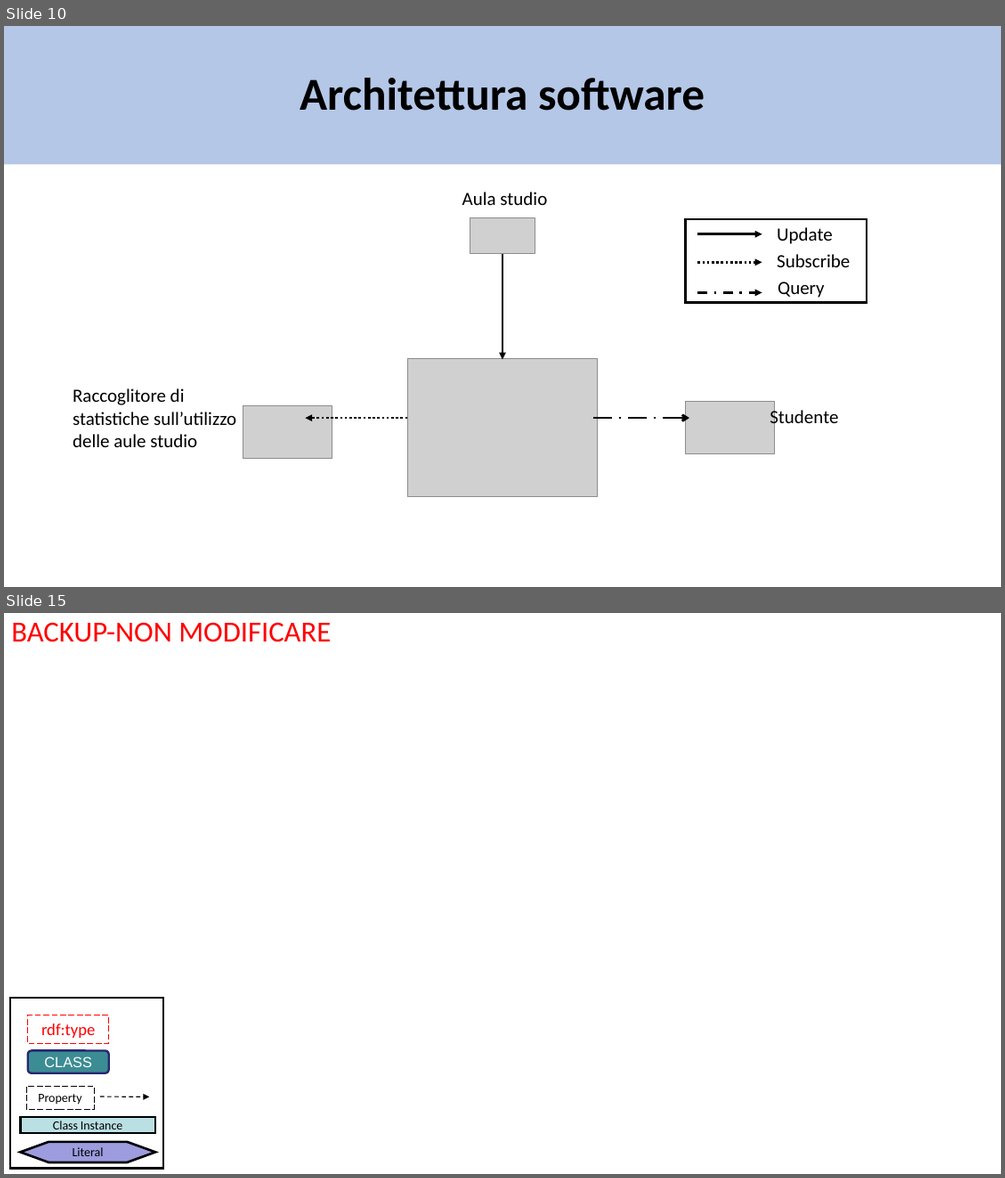
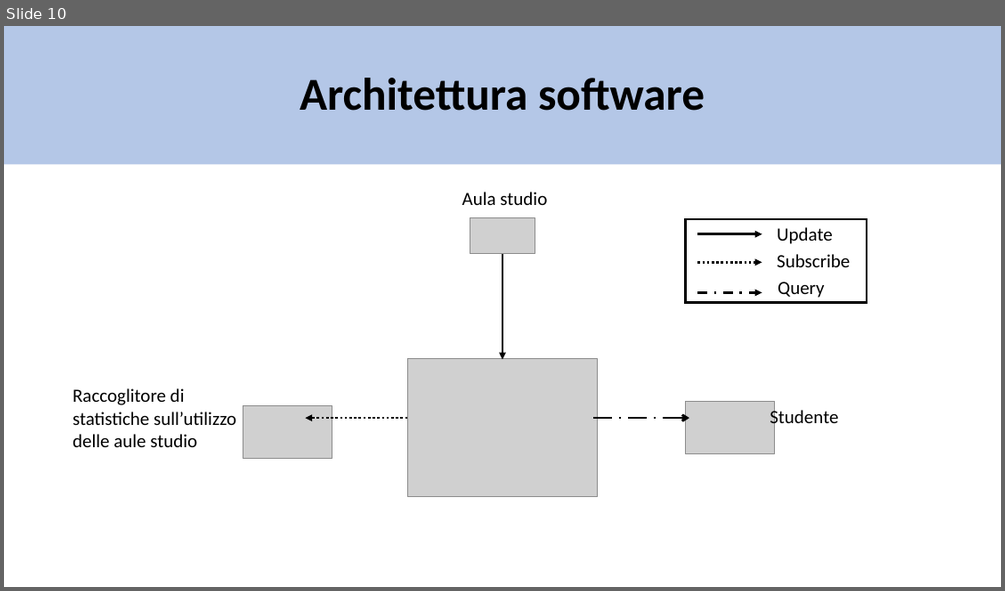
Before and after one commit to matte21/CalcM, a slide deck: ontologia.pptx. Shown one above the other, each under a label of ours: slides 10 and 15 before the commit, slide 10 after it; the slides between them are not shown. The pictures are 1005x1178 and 1005x591 pixels, drawn with LibreOffice and Linux fonts; fonts in the diff are those of the drawing; grey boxes stand for pictures. Boxes give left, top, right and bottom in pixels: in the first picture for what was removed or moved away, otherwise in the second. Text is boxed around its words. In the diff, an @@ line names an element or a change of style, - is before the commit and + after.

```diff
--- a/ontologia.pptx
+++ b/ontologia.pptx
@@ slide 15 removed at bbox=[4, 613, 1001, 1174], background #FFFFFF @@
@@ text removed at bbox=[11, 622, 331, 642] @@
-BACKUP-NON MODIFICARE
@@ group removed at bbox=[10, 997, 163, 1167]: 4 rectangles, 1 hexagon, 1 arrow, 1 rounded rectangle @@
-Class Instance
-Property
-Literal
-rdf:type
-CLASS
```
Also in this commit, not shown: 2 slides changed, 8 slides added, 3 other slides removed, 1 other file.
